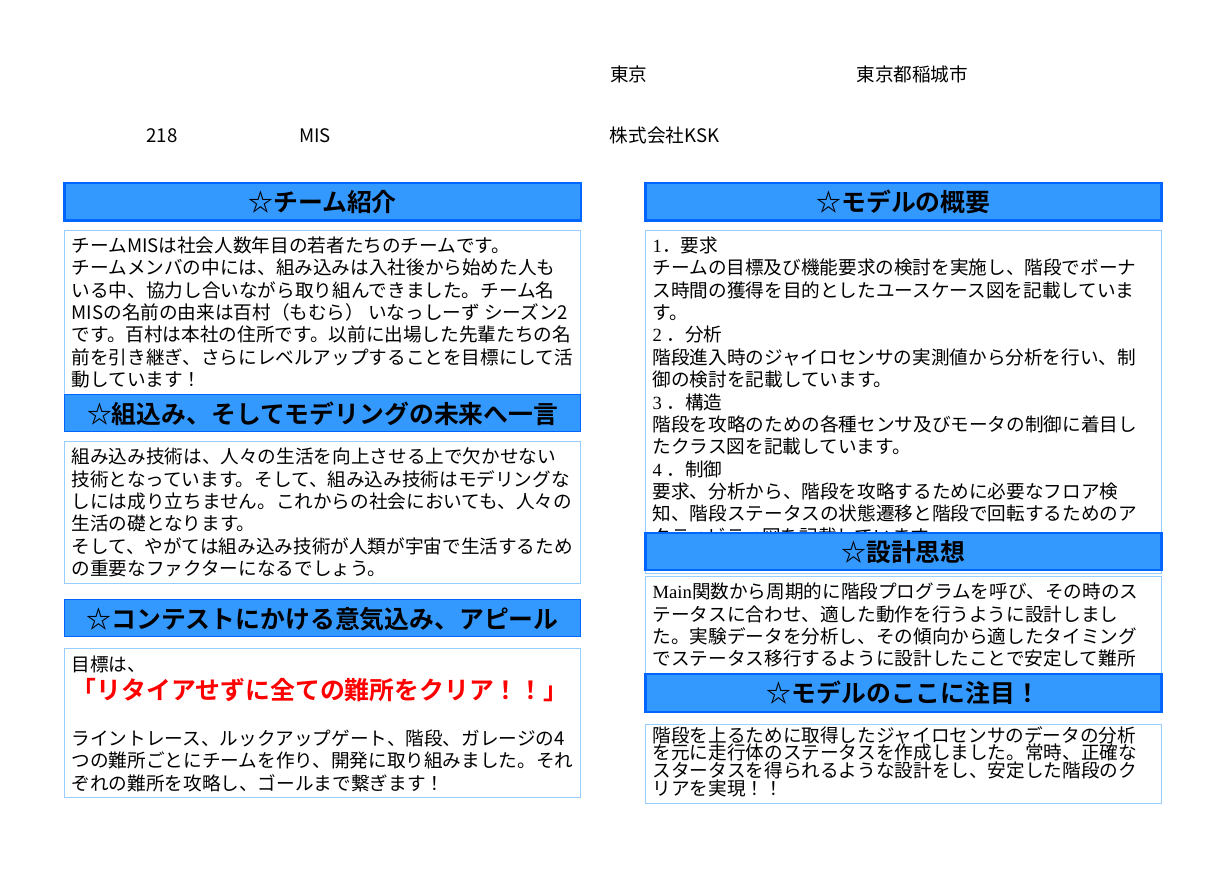
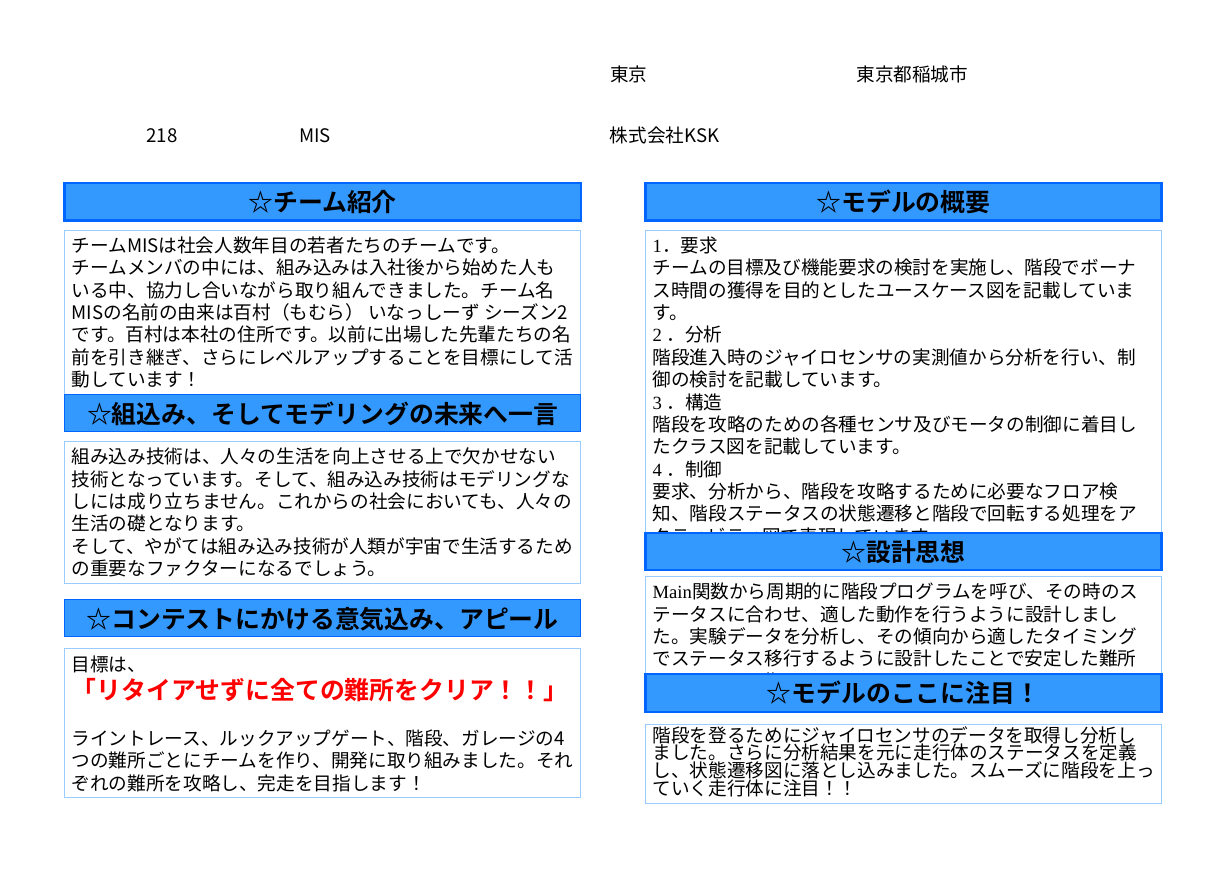
Before and after one commit to robokon/Doc, a slide deck: slide 1 of 1.設計書/concept_sheet2017_background_imaged_KSK_20170805.ppt. Drawn at 1232x871 pixels with LibreOffice and Linux fonts; fonts in the diff are those of the drawing; background and template pictures are left out. Boxes give left, top, right and bottom in pixels: in the first picture for what was removed or moved away, otherwise in the second. Text is boxed around its words. In the diff, an @@ line names an element or a change of style, - is before the commit and + after.

```diff
--- a/1.設計書/concept_sheet2017_background_imaged_KSK_20170805.ppt
+++ b/1.設計書/concept_sheet2017_background_imaged_KSK_20170805.ppt
@@ rectangle "1．要求": place and size @@
-rectangle "1．要求" at (645,230,1162,573)
+rectangle "1．要求" at (645,230,1162,551)
@@ text in rectangle at (653,482,1137,549): text changed @@
-要求、分析から、階段を攻略するために必要なフロア検知、階段ステータスの状態遷移と階段で回転するためのアクティビティ図を記載しています。
+要求、分析から、階段を攻略するために必要なフロア検知、階段ステータスの状態遷移と階段で回転する処理をアクティビティ図で表現しています。
@@ text in rectangle at (653,584,1139,693): text changed @@
-Main関数から周期的に階段プログラムを呼び、その時のステータスに合わせ、適した動作を行うように設計しました。実験データを分析し、その傾向から適したタイミングでステータス移行するように設計したことで安定して難所をクリアできるようになりました。
+Main関数から周期的に階段プログラムを呼び、その時のステータスに合わせ、適した動作を行うように設計しました。実験データを分析し、その傾向から適したタイミングでステータス移行するように設計したことで安定した難所のクリアを目指します。
@@ text in rectangle at (72,729,574,792): text changed @@
-ライントレース、ルックアップゲート、階段、ガレージの4つの難所ごとにチームを作り、開発に取り組みました。それぞれの難所を攻略し、ゴールまで繋ぎます！
+ライントレース、ルックアップゲート、階段、ガレージの4つの難所ごとにチームを作り、開発に取り組みました。それぞれの難所を攻略し、完走を目指します！
@@ text in rectangle at (653,724,1155,797): text changed @@
-階段を上るために取得したジャイロセンサのデータの分析を元に走行体のステータスを作成しました。常時、正確なスタータスを得られるような設計をし、安定した階段のクリアを実現！！
+階段を登るためにジャイロセンサのデータを取得し分析しました。さらに分析結果を元に走行体のステータスを定義し、状態遷移図に落とし込みました。スムーズに階段を上っていく走行体に注目！！
```
Also in this commit, not shown: 5 other files.
